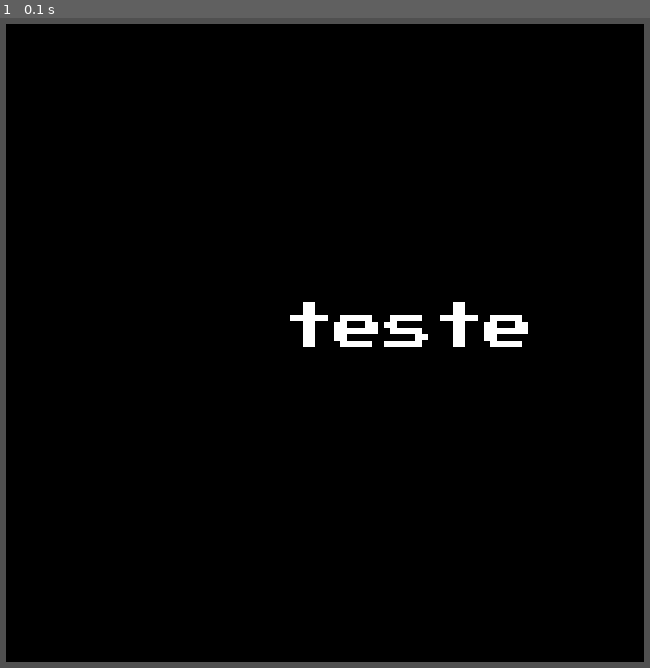
Above: before the commit, frame 1.
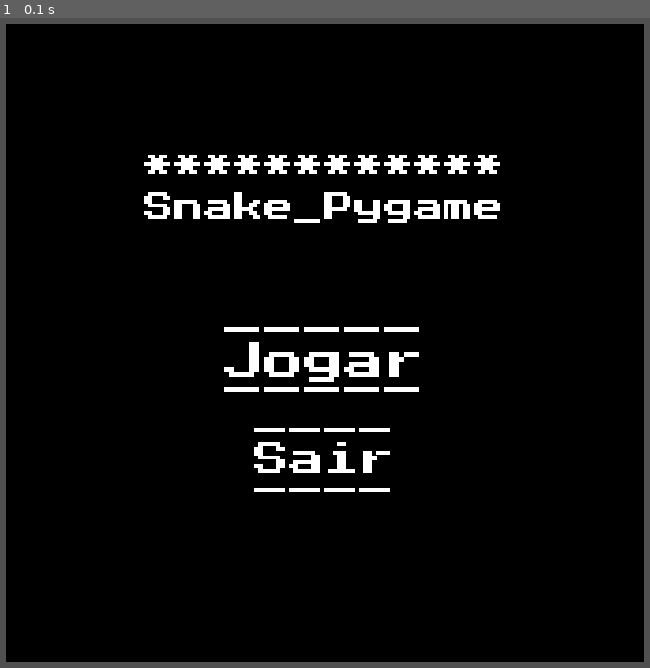
Above: after the commit, the same moment.

Repository: ClasRCDM/MyGames---OnlyInProgramming
Game: pygame game, started from Snake_Python/SnakeGame_init.py
Two runs of this game, one before a commit and one after it. Both use one fixed random seed, a clock stepped at 60 frames per second and the inputs below.
Inputs:
- Up to frame 1 (0.1 s): no input

The runs differ from the first frame. In frame 1, 4.2% of the frame differs, in the area x 22-82%, y 21-73%.

Commit message:
update 2.2
Texto sublinhado adicionado, menu simples desenhado

Diff:
--- a/Snake_Python/SnakeGame.py
+++ b/Snake_Python/SnakeGame.py
@@ -54,4 +54,18 @@
 
     def menu(init, janela):
         defs.borda(janela, TELA_CHEIA[0], 30, (80, 80, 80), 0, 20)
-        texto.Texto(janela, 'teste', 50, (255, 255, 255))
+
+        # Title
+        título = texto.Texto(janela, 'Snake_Pygame', 30, (255, 255, 255),
+                             x=TELA_CHEIA[0] / 2,
+                             y=TELA_CHEIA[1] / 2 - 100)
+        título.sublinhado(posição='cima', caractere='*')
+        # Play game
+        b_jogar = texto.Texto(janela, 'Jogar', 40, (255, 255, 255),
+                              x=TELA_CHEIA[0] / 2,
+                              y=TELA_CHEIA[1] / 2 + 50)
+        b_jogar.sublinhado(posição='cima_baixo')
+        # Exit
+        texto.Texto(janela, 'Sair', 35, (255, 255, 255),
+                    x=TELA_CHEIA[0] / 2,
+                    y=TELA_CHEIA[1] / 2 + 150).sublinhado(posição='cima_baixo')
--- a/Snake_Python/módulos/texto/__init__.py
+++ b/Snake_Python/módulos/texto/__init__.py
@@ -1,6 +1,8 @@
-from pygame import font
+# () /Imports text\ () #
+from pygame import font  # Text initialization
 from os import path, getcwd  # Get files
-from variáveis import ARQUIVO_FONT, NOME_FONT
+from variáveis import ARQUIVO_FONT, NOME_FONT  # source location
+# () \Imports text/ () #
 
 
 class Texto:  # Texts
@@ -19,18 +21,38 @@
         self.pixel: bool = not_pixel
         self.cor: tuple = cor
 
-        self.x = self.y = x, y
+        self.x, self.y = x, y
 
         self.janela = janela
         # &#########################& #
 
-        self.render()
+        self.draw()
+
+    def sublinhado(text, posição='baixo',
+                   cor=('letra', (0, 0, 0)),
+                   caractere='_'):  # $ Leaving underlined $ #
+        txrender, txfont = text.font(0), text.font(1)
+        sublinhado = txfont.render(caractere * len(text.txt), text.pixel,
+                                   text.cor if cor[0] == 'letra' else cor[1])
+        posi = None
+        if posição == 'baixo': posi = text.y - txrender.get_rect().height
+        elif posição == 'cima': posi = text.y - txrender.get_rect().height - 60
+        elif posição == 'cima_baixo':
+            posi = text.y - txrender.get_rect().height
+            text.janela.blit(sublinhado, (text.x - txrender.get_rect().width / 2,
+                                          text.y - txrender.get_rect().height - 60))
+
+        text.janela.blit(sublinhado, (text.x - txrender.get_rect().width / 2, posi))
 
     def render(rd):  # $ To create $ #
-        text_font = font.Font(rd.diretorio, rd.tamanho)
-        text_render = text_font.render(rd.txt, rd.pixel, rd.cor)
+        txrender = rd.font(0)
+        rd.janela.blit(txrender, (rd.x - txrender.get_rect().width / 2,
+                                  rd.y - 50))
 
-        rd.janela.blit(text_render, (600 / 2, 600 / 2))
+    def font(rd, index=0):  # $ Set variables $ #
+        txt_font = font.Font(rd.diretorio, rd.tamanho)
+        txt_render = txt_font.render(rd.txt, rd.pixel, rd.cor)
+        return txt_render if index == 0 else txt_font
 
     def draw(self):  # $ Render $ #
         self.render()
